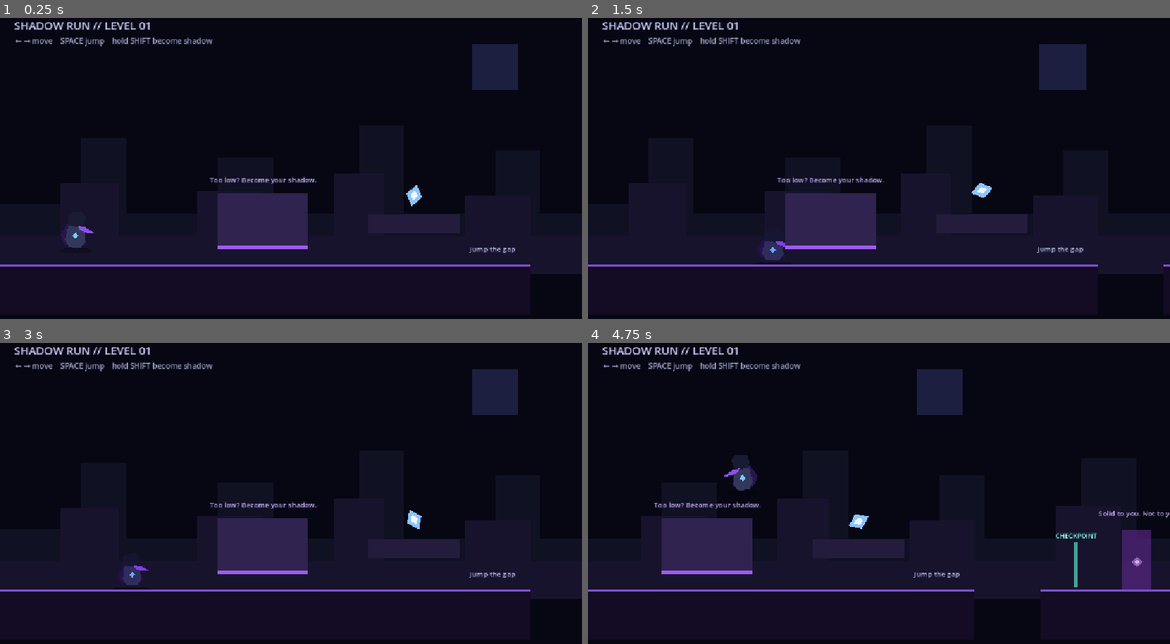
Above: before the commit, frames 1-4 (two rows, left to right).
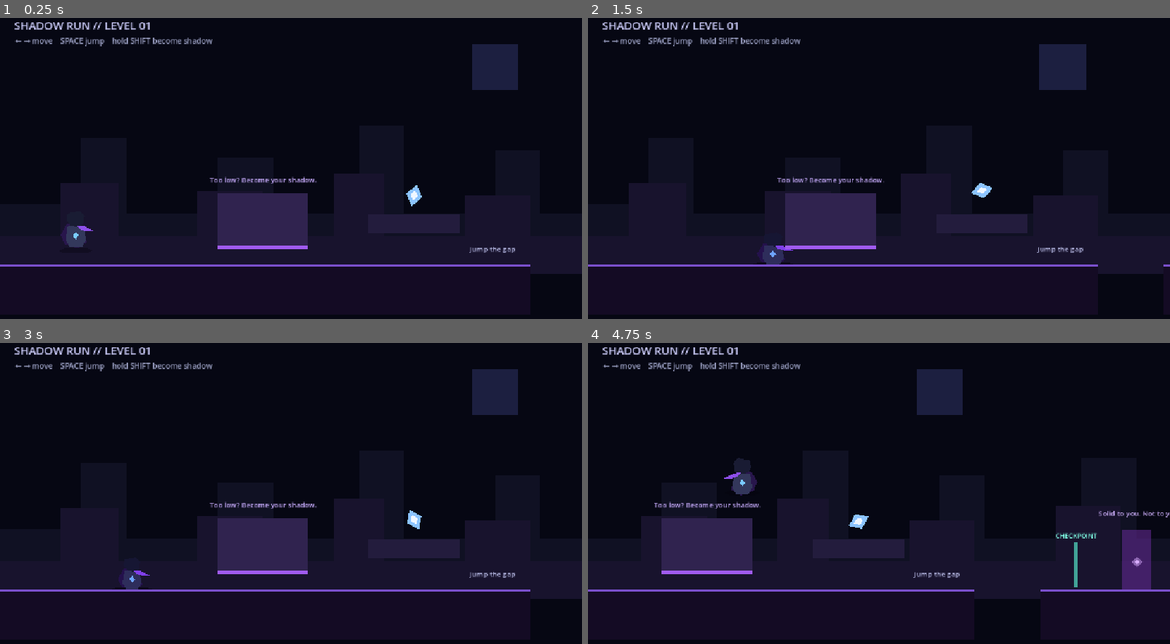
Above: after the commit, the same moments.

Repository: Yass29/shadow-run
Game: Godot game, scene res://level1.tscn
The game is run twice, just before and just after one commit, with the same random seed, the same clock (stepped at 60 frames per second) and the same inputs.
Inputs:
- Up to frame 1 (0.25 s): no input
- Up to frame 2 (1.5 s): tap Enter (ui_accept) at 0.5, 0.77 s; hold Shift 0.53-1.28 s; hold Right (ui_right) from 0.53 s (still down); tap Shift at 1.35 s
- Up to frame 3 (3 s): tap Enter (ui_accept) at 1.52 s; release Right (ui_right) at 2.03 s; hold Left (ui_left) 2.03-2.78 s; hold Shift 2.03-2.78 s; hold Right (ui_right) from 2.78 s (still down); tap Shift at 2.85 s
- Up to frame 4 (4.75 s): tap Enter (ui_accept) at 3.02, 3.77, 4.52 s; hold Shift 3.53-4.28 s; release Right (ui_right) at 4.28 s; hold Left (ui_left) from 4.28 s (still down); tap Shift at 4.35 s

The runs differ from the first frame. In frame 1, less than 0.1% of the frame differs, in the area x 10-17%, y 68-77%; in frame 2, 0.2%; in frame 3, 0.2%; in frame 4, 0.3%, in the area x 23-30%, y 37-51%.
Error after the commit: Invalid access to property or key 'modulate' on a base object of type 'null instance'. (res://player.gd:22)

Commit message:
Add pulsing shadow aura

Diff:
--- a/player.gd
+++ b/player.gd
@@ -14,10 +14,12 @@
 @onready var body: Node2D = $Body
 @onready var collision: CollisionShape2D = $CollisionShape2D
 @onready var floor_shadow: Polygon2D = $FloorShadow
+@onready var shadow_aura: Polygon2D = $ShadowAura
 
 func _ready() -> void:
 	collision.shape.size = NORMAL_COLLISION_SIZE
 	body.scale = NORMAL_VISUAL_SCALE
+	shadow_aura.modulate.a = 0.0
 	collision_mask = 3
 
 func _physics_process(delta: float) -> void:
@@ -64,11 +66,16 @@
 		body.rotation = lerpf(body.rotation, 0.0, min(delta * 12.0, 1.0))
 		floor_shadow.scale = floor_shadow.scale.lerp(Vector2(1.6, 0.85), min(delta * 12.0, 1.0))
 		floor_shadow.modulate = floor_shadow.modulate.lerp(Color(0.55, 0.30, 1.0, 0.75), min(delta * 10.0, 1.0))
+		shadow_aura.modulate = shadow_aura.modulate.lerp(Color(0.72, 0.42, 1.0, 0.42), min(delta * 12.0, 1.0))
+		var pulse := 1.0 + sin(anim_time * 8.0) * 0.08
+		shadow_aura.scale = Vector2(1.18 * pulse, 0.82 * pulse)
 		return
 
 	body.modulate = body.modulate.lerp(Color.WHITE, min(delta * 10.0, 1.0))
 	floor_shadow.scale = floor_shadow.scale.lerp(Vector2.ONE, min(delta * 10.0, 1.0))
 	floor_shadow.modulate = floor_shadow.modulate.lerp(Color(1.0, 1.0, 1.0, 0.35), min(delta * 10.0, 1.0))
+	shadow_aura.modulate.a = lerpf(shadow_aura.modulate.a, 0.0, min(delta * 12.0, 1.0))
+	shadow_aura.scale = shadow_aura.scale.lerp(Vector2.ONE, min(delta * 10.0, 1.0))
 
 	var moving: bool = abs(direction) > 0.01 and is_on_floor()
 	var bob := sin(anim_time * 12.0) * 2.2 if moving else sin(anim_time * 3.0) * 1.0
